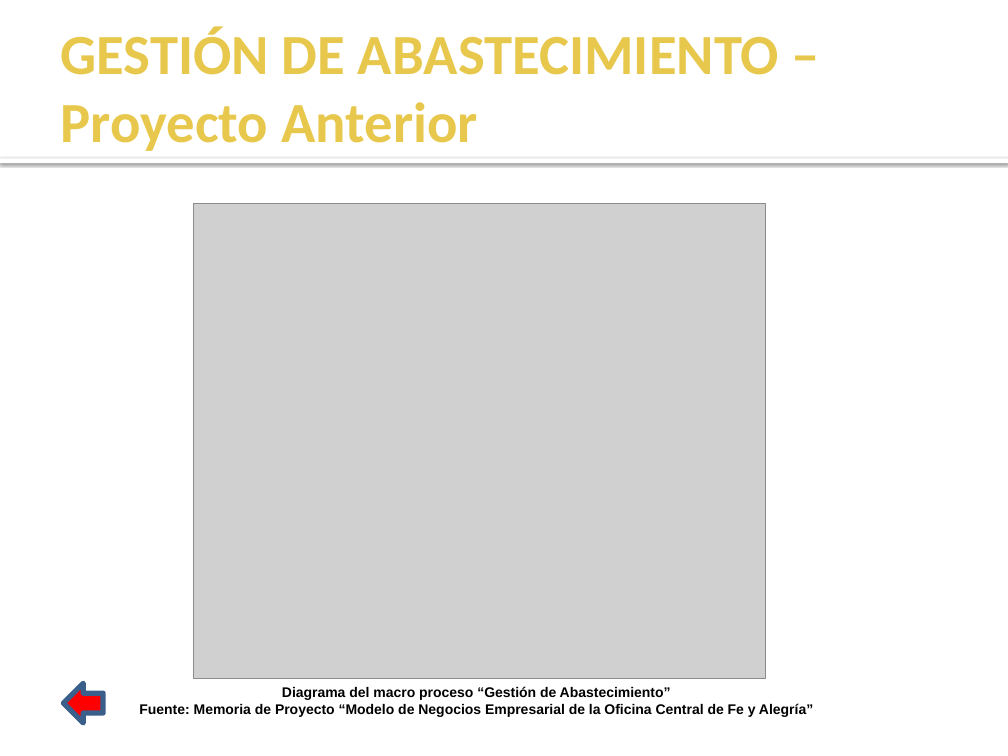
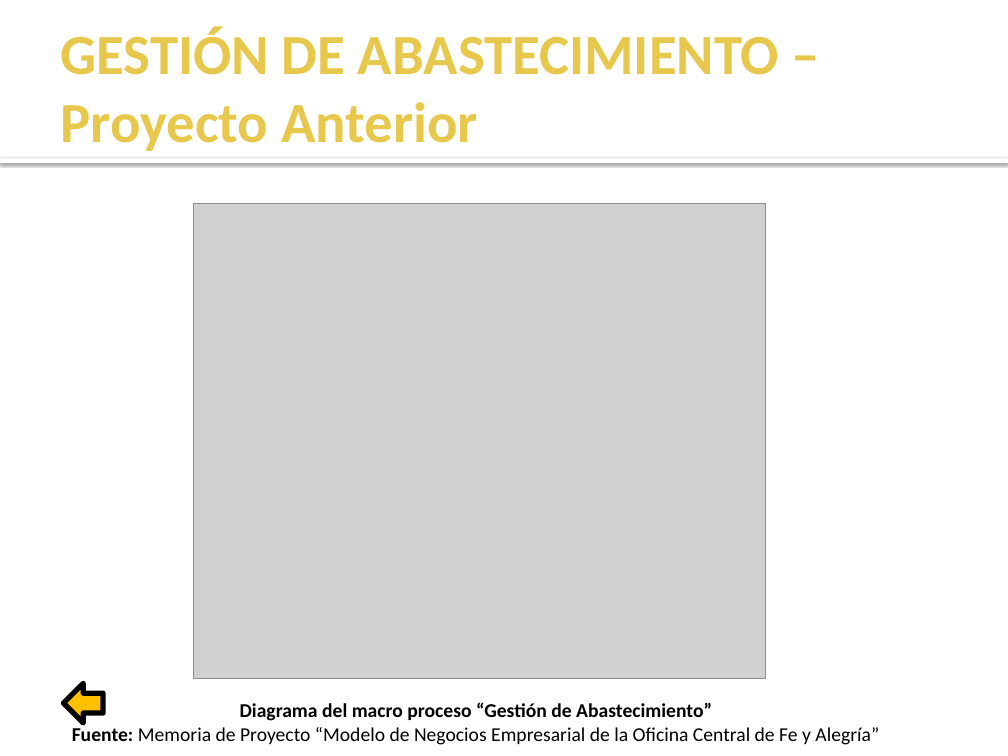
Before and after one commit to cms/proyecto-fya, a slide deck: slide 41 of Presentacion Final Ciclo 2011-1/Presentación Semana 17.pptx. Drawn at 1008x756 pixels with LibreOffice and Linux fonts; fonts in the diff are those of the drawing; grey boxes stand for pictures; background and template pictures are left out. Boxes give left, top, right and bottom in pixels: in the first picture for what was removed or moved away, otherwise in the second. Text is boxed around its words. In the diff, an @@ line names an element or a change of style, - is before the commit and + after.

```diff
--- a/Presentacion Final Ciclo 2011-1/Presentación Semana 17.pptx
+++ b/Presentacion Final Ciclo 2011-1/Presentación Semana 17.pptx
@@ left arrow at (64, 683, 103, 723): fill #FF0000 to #FFC000; outline #3A5F8C 3.78 pt to #000000 3.78 pt @@
@@ text "Diagrama del macro proceso “Gestión ...": place and size @@
-text "Diagrama del macro proceso “Gestión ..." at (139, 686, 813, 717)
+text "Diagrama del macro proceso “Gestión ..." at (72, 702, 879, 745)
@@ text "Diagrama del macro proceso “Gestión ..." at (72, 702, 879, 745): size 10 to 14 pt, font Arial to Calibri; bold off in "Memoria de Proyecto “Modelo de Negocios Empresarial ..." @@
```
Also in this commit, not shown: 8 other slides changed, 1 slide added, 1 slide removed.
